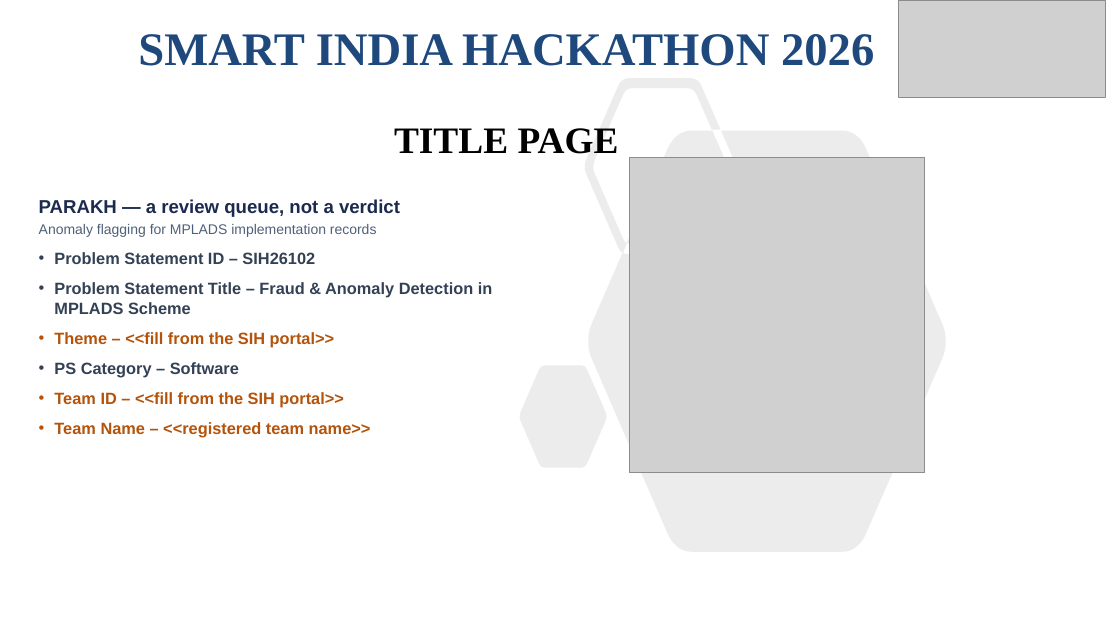
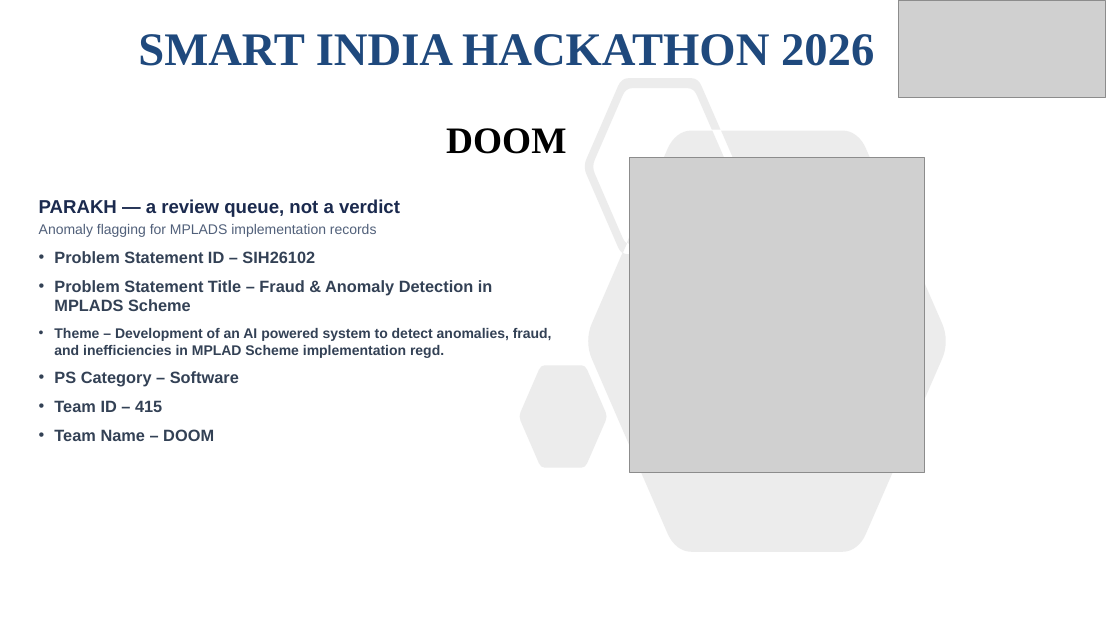
Before and after one commit to Kartik-Garg-13/mplad_sih, a slide deck: slide 1 of docs/PARAKH-SIH2026-idea.pptx. Drawn at 1120x630 pixels with LibreOffice and Linux fonts; fonts in the diff are those of the drawing; grey boxes stand for pictures. Boxes give left, top, right and bottom in pixels: in the first picture for what was removed or moved away, otherwise in the second. Text is boxed around its words. In the diff, an @@ line names an element or a change of style, - is before the commit and + after.

```diff
--- a/docs/PARAKH-SIH2026-idea.pptx
+++ b/docs/PARAKH-SIH2026-idea.pptx
@@ subtitle at <box>446,128,566,154</box>: text changed @@
-TITLE PAGE
+DOOM
@@ text at <box>54,251,492,387</box>: less space between paragraphs @@
@@ text at <box>54,328,552,358</box>: text changed; size 14 to 12 pt; text colour #B45309 to #334155 @@
-• Theme – <<fill from the SIH portal>>
+• Theme – Development of an AI powered system to detect anomalies, fraud, and inefficiencies in MPLAD Scheme implementation regd.
@@ text at <box>54,400,214,441</box>: text changed; text colour #B45309 to #334155 @@
-• Team ID – <<fill from the SIH portal>>
-• Team Name – <<registered team name>>
+• Team ID – 415
+• Team Name – DOOM
```
Also in this commit, not shown: 4 other slides changed, 9 other files.
